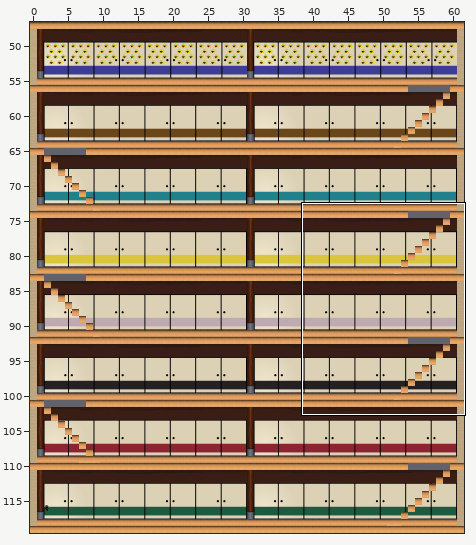
A Tiled map gets an edit: Apps/NinjaCatCastle/data/levels/Level 3/Level 3.tmx. The first picture is a wide view before the edit; the outline marks the close-up.
Close-up. As it was:
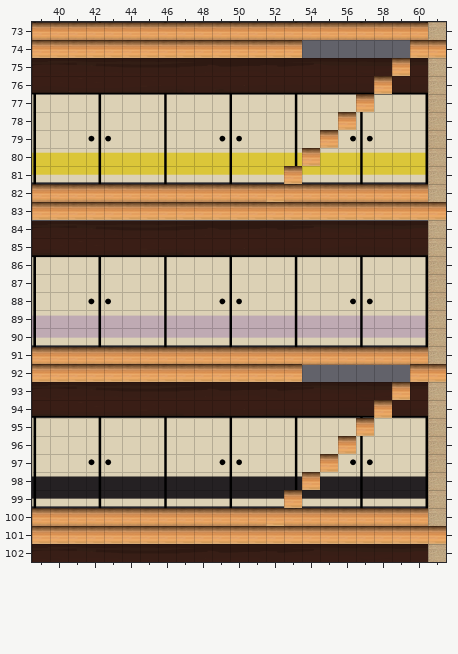
Cells are 64x64 px. Shown: x 39..61, y 73..102. The commit also changed other parts of the map, which this record leaves out. Tiles whose own drawing changed are shown in their newer look in all pictures.
After the commit:
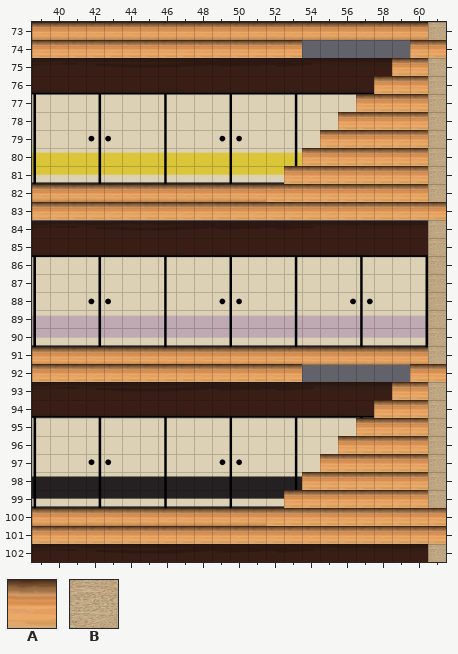
Key: from "MetalPlatforms": A 24, B 33.
_ is an empty cell, . an unchanged one.
From old to new:
--- layer "ForegroundPlatformLayer"
@@ x 53..60 @@
- 75 ......._
- 76 ......__
- 77 .....___
- 78 ....____
- 79 ..._____
- 80 ..______
- 81 ._______
- 82 ________
+ 75 .......A
+ 76 ......AA
+ 77 .....AAA
+ 78 ....AAAA
+ 79 ...AAAAA
+ 80 ..AAAAAA
+ 81 .AAAAAAA
+ 82 AAAAAAAA
@@ x 53..61 @@
- 93 ......._.
- 94 ......__.
- 95 .....___.
- 96 ....____.
- 97 ..._____.
- 98 ..______.
- 99 ._______.
-100 ________B
+ 93 .......A.
+ 94 ......AA.
+ 95 .....AAA.
+ 96 ....AAAA.
+ 97 ...AAAAA.
+ 98 ..AAAAAA.
+ 99 .AAAAAAA.
+100 AAAAAAAAA
Pixel boxes of the changes (left, top, right, bottom) in both close-ups:
added: (284, 58, 428, 202)
changed: (284, 382, 446, 526)
